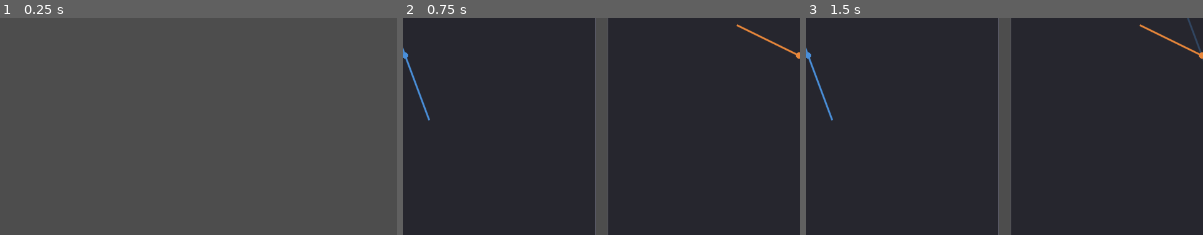
Above: before the commit, frames 1-3 (left to right).
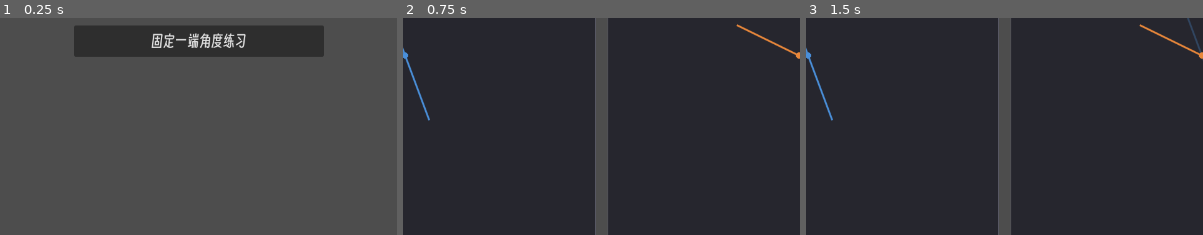
Above: after the commit, the same moments.

Repository: Andl-Liu/ShapeSpeed
Game: Godot game, scene res://src/scenes/menu.tscn
Same seed, same stepped clock (60 frames per second), same inputs: the game is played once before the commit and once after it.
Inputs:
- Up to frame 1 (0.25 s): no input
- Up to frame 2 (0.75 s): click "固定中心角度练习" at 0.5 s
- Up to frame 3 (1.5 s): click "提交" at 1.25 s
The pictures show only the part of the screen within x 25-75%, y 46-96%; the shares and areas given below are measured in that part.

The runs differ from the first frame. In frame 1, 8.7% of the frame differs, in the area x 18-82%, y 3-18%; in frame 2, nothing differs; in frame 3, nothing differs.

Commit message:
完成了一端固定的角度练习

Diff:
--- /dev/null
+++ b/check_new_exercise.gd
@@ -0,0 +1,45 @@
+extends SceneTree
+
+
+func _init() -> void:
+	const ExerciseScript := preload("res://src/exercises/angle_fixed_end_exercise.gd")
+	var exercise: BaseExercise = ExerciseScript.new()
+	assert(exercise != null, "new() returned null")
+	assert(exercise.get_rotation_center() == exercise.fixed_end, "rotation center mismatch")
+
+	# 多次生成，验证原图区目标线与辅助线始终满足边界约束
+	for i in range(200):
+		exercise.generate(0)
+		var target_data: Array = exercise.get_target_draw_date()
+		var points: Array = []
+		for item in target_data:
+			if item["type"] == "line":
+				points.append(item["from"])
+				points.append(item["to"])
+			elif item["type"] == "circle":
+				points.append(item["center"])
+		for p in points:
+			assert(p.x >= 10.0 and p.x <= 490.0, "out of bounds x: %s" % p)
+			assert(p.y >= 10.0 and p.y <= 490.0, "out of bounds y: %s" % p)
+
+	# 固定角度模式同样验证
+	exercise.is_fixed_angle_mode = true
+	exercise.fixed_angle_value_deg = 45.0
+	for i in range(200):
+		exercise.generate(0)
+		var target_data: Array = exercise.get_target_draw_date()
+		for item in target_data:
+			if item["type"] == "line":
+				for p in [item["from"], item["to"]]:
+					assert(p.x >= 10.0 and p.x <= 490.0, "fixed-mode out of bounds x: %s" % p)
+					assert(p.y >= 10.0 and p.y <= 490.0, "fixed-mode out of bounds y: %s" % p)
+			elif item["type"] == "circle":
+				assert(item["center"].x >= 10.0 and item["center"].x <= 490.0, "dot out of bounds")
+				assert(item["center"].y >= 10.0 and item["center"].y <= 490.0, "dot out of bounds")
+
+	# validate 流程
+	var result: Dictionary = exercise.validate()
+	assert(result.has("score") and result.has("rating"), "validate result incomplete")
+
+	print("CHECK_OK")
+	quit(0)
--- a/src/autoload/exercise_factory.gd
+++ b/src/autoload/exercise_factory.gd
@@ -11,11 +11,13 @@
 
 const _TYPE_MAP := {
 	"angle_fixed_center": preload("res://src/exercises/angle_fixed_center_exercise.gd"),
+	"angle_fixed_end": preload("res://src/exercises/angle_fixed_end_exercise.gd"),
 }
 
 ## 类型 → 显示名称
 const DISPLAY_NAMES := {
 	"angle_fixed_center": "固定中心角度练习",
+	"angle_fixed_end": "固定一端角度练习",
 }
 
 
--- /dev/null
+++ b/src/exercises/angle_fixed_end_exercise.gd
@@ -0,0 +1,299 @@
+extends BaseExercise
+
+
+# ── 公开属性（由 ExerciseFactory 在 generate() 之前设置）──
+
+## 固定端在区域中的位置（逻辑坐标）
+@export var fixed_end: Vector2 = Settings.CANVAS.default_center
+
+## 线段全长（逻辑像素）
+@export var line_length: float = Settings.CANVAS.default_line_length
+
+## 是否启用固定角度模式
+@export var is_fixed_angle_mode: bool = false
+
+## 固定角度模式下，辅助线与目标线之间的夹角（度）
+@export var fixed_angle_value_deg: float = 30.0
+
+## 初始用户角度偏移目标角度的最小/最大范围（度）
+@export var initial_offset_min_deg: float = 25.0
+@export var initial_offset_max_deg: float = 90.0
+
+## 颜色相关
+@export var color_target    := Settings.COLORS.target
+@export var color_user      := Settings.COLORS.user
+@export var color_auxiliary := Settings.COLORS.auxiliary
+
+## 线宽相关
+@export var line_width_main := Settings.LINE_WIDTH.main
+@export var line_width_aux  := Settings.LINE_WIDTH.auxiliary
+
+
+# ── 内部状态 ──
+
+var _target_angle_deg: float = 0.0
+var _user_angle_deg: float = 0.0
+var _aux_line_angle_deg: float = 0.0   # 辅助线在区域中的绝对角度
+
+
+# ── 常量 ──
+
+## 原图区域线条距区域边缘的最小距离（逻辑像素）
+const EDGE_MARGIN := 10.0
+
+
+# ── 辅助 ──
+
+## 根据角度偏差返回评价等级——本练习的判定标准
+func _compute_rating(error_deg: float) -> BaseExercise.Rating:
+	if error_deg <= 0.3:  return BaseExercise.Rating.FLAWLESS
+	if error_deg <= 1.0:  return BaseExercise.Rating.PERFECT
+	if error_deg <= 2.0:  return BaseExercise.Rating.PASS
+	return BaseExercise.Rating.PRACTICE
+
+
+## 返回从 fixed_end 出发、沿给定角度、长度为 length 的线段端点对
+func _angle_to_endpoints(angle_deg: float, length: float) -> Dictionary:
+	var direction: Vector2 = GeometryUtils.line_endpoint(Vector2.ZERO, angle_deg, length)
+	return { "from": fixed_end, "to": fixed_end + direction }
+
+
+## 返回辅助线端点对：以 fixed_end 为中点、沿辅助角、总长 line_length
+func _aux_endpoints() -> Dictionary:
+	var half: float = line_length / 2.0
+	var forward: Vector2 = GeometryUtils.line_endpoint(Vector2.ZERO, _aux_line_angle_deg, half)
+	return { "from": fixed_end - forward, "to": fixed_end + forward }
+
+
+## 判断逻辑点是否位于“距区域边缘 ≥ EDGE_MARGIN”的边界框内
+func _is_in_bounds(point: Vector2) -> bool:
+	var size: Vector2 = Settings.CANVAS.default_size
+	var min_pos: float = EDGE_MARGIN
+	var max_x: float = size.x - EDGE_MARGIN
+	var max_y: float = size.y - EDGE_MARGIN
+	return (
+		point.x >= min_pos and point.x <= max_x and
+		point.y >= min_pos and point.y <= max_y
+	)
+
+
+## 按目标角计算可行的固定端矩形（x、y 各取边界交集），保证：
+## 主线端点、辅助线两端点（固定角度模式下）均在边界框内。
+## 返回 { "x_range": Vector2, "y_range": Vector2 }；区间可能为空（min > max）。
+func _feasible_fixed_end_ranges(target_angle_deg: float) -> Dictionary:
+	var size: Vector2 = Settings.CANVAS.default_size
+	var min_pos: float = EDGE_MARGIN
+	var max_x: float = size.x - EDGE_MARGIN
+	var max_y: float = size.y - EDGE_MARGIN
+
+	# 主线自由端相对固定端的偏移
+	var main_dir: Vector2 = GeometryUtils.line_endpoint(Vector2.ZERO, target_angle_deg, line_length)
+
+	var x_range := Vector2(min_pos, max_x)
+	var y_range := Vector2(min_pos, max_y)
+
+	# 主线自由端约束：fixed_end + main_dir 须在边界框内
+	x_range = Vector2(max(min_pos, min_pos - main_dir.x), min(max_x, max_x - main_dir.x))
+	y_range = Vector2(max(min_pos, min_pos - main_dir.y), min(max_y, max_y - main_dir.y))
+
+	# 固定角度模式：辅助线两端（fixed_end ± half * aux_dir）也须在边界框内
+	if is_fixed_angle_mode:
+		var aux_dir: Vector2 = GeometryUtils.line_endpoint(Vector2.ZERO, _aux_line_angle_deg, line_length / 2.0)
+		x_range = Vector2(
+			max(x_range.x, min_pos + absf(aux_dir.x)),
+			min(x_range.y, max_x - absf(aux_dir.x))
+		)
+		y_range = Vector2(
+			max(y_range.x, min_pos + absf(aux_dir.y)),
+			min(y_range.y, max_y - absf(aux_dir.y))
+		)
+
+	return { "x_range": x_range, "y_range": y_range }
+
+
+## 在可行固定端矩形内随机采样；矩形无效时回退到边界框中心。
+func _sample_feasible_fixed_end(target_angle_deg: float) -> Vector2:
+	var ranges: Dictionary = _feasible_fixed_end_ranges(target_angle_deg)
+	var x_range: Vector2 = ranges["x_range"]
+	var y_range: Vector2 = ranges["y_range"]
+
+	var size: Vector2 = Settings.CANVAS.default_size
+	var fallback := Vector2(size.x / 2.0, size.y / 2.0)
+
+	if x_range.x > x_range.y or y_range.x > y_range.y:
+		return fallback
+
+	return Vector2(randf_range(x_range.x, x_range.y), randf_range(y_range.x, y_range.y))
+
+
+## 生成结束后校验当前状态是否满足边界约束
+func _validate_bounds() -> bool:
+	if not _is_in_bounds(fixed_end):
+		return false
+	var target_ep: Dictionary = _angle_to_endpoints(_target_angle_deg, line_length)
+	if not _is_in_bounds(target_ep["to"]):
+		return false
+	if is_fixed_angle_mode:
+		var aux_ep: Dictionary = _aux_endpoints()
+		if not _is_in_bounds(aux_ep["from"]) or not _is_in_bounds(aux_ep["to"]):
+			return false
+	return true
+
+
+# ── BaseExercise 核心方法实现 ──
+
+func generate(_difficulty: int) -> void:
+	difficulty = _difficulty
+
+	# 1. 从难度配置中取角度范围，随机生成目标角度
+	var angle_min: float = Settings.get_settings(difficulty, "angle_range")[0]
+	var angle_max: float = Settings.get_settings(difficulty, "angle_range")[1]
+	_target_angle_deg = randf_range(angle_min, angle_max)
+
+	# 2. 决定辅助线的绝对角度
+	if is_fixed_angle_mode:
+		_aux_line_angle_deg = _target_angle_deg + fixed_angle_value_deg
+	else:
+		_aux_line_angle_deg = 0.0  # 不使用
+
+	# 3. 采样固定端：保证原图区域主线与辅助线均不越界
+	fixed_end = _sample_feasible_fixed_end(_target_angle_deg)
+
+	# 4. 决定用户的初始角度：在目标角度附近偏移，确保用户有事可做
+	var offset: float = randf_range(initial_offset_min_deg, initial_offset_max_deg)
+	if randi() % 2 == 0:
+		offset = -offset
+	_user_angle_deg = _target_angle_deg + offset
+
+	assert(_validate_bounds(), "Generated target geometry exceeds edge margin!")
+
+	is_generated = true
+	geometry_changed.emit()
+
+
+func validate() -> Dictionary:
+	assert(is_generated, "validate() called before generate()")
+
+	var angle_error: float = MathUtils.angle_difference_deg(_target_angle_deg, _user_angle_deg)
+	var tolerance: float = Settings.get_settings(difficulty, "angle_tolerance")
+	var accuracy: float = clampf(1.0 - angle_error / tolerance, 0.0, 1.0)
+	var score: float = accuracy * 100.0
+
+	var rating: BaseExercise.Rating = _compute_rating(angle_error)
+
+	var result := {
+		"score": score,
+		"accuracy": accuracy,
+		"angle_error": angle_error,
+		"rating": rating,
+		"target_angle": _target_angle_deg,
+		"user_angle": _user_angle_deg,
+	}
+
+	exercise_completed.emit(result)
+	return result
+
+
+func get_target_draw_date() -> Array:
+	var data: Array = []
+
+	# 目标主线：从固定端沿目标角延伸 line_length
+	var ep := _angle_to_endpoints(_target_angle_deg, line_length)
+	data.append({
+		"type": "line",
+		"from": ep["from"],
+		"to": ep["to"],
+		"color": color_target,
+		"width": line_width_main,
+	})
+
+	# 固定端标记
+	data.append({
+		"type": "circle",
+		"center": fixed_end,
+		"radius": Settings.CANVAS.center_dot_radius,
+		"color": color_target,
+	})
+
+	# 固定角度模式：辅助线
+	if is_fixed_angle_mode:
+		var aux_ep := _aux_endpoints()
+		data.append({
+			"type": "line",
+			"from": aux_ep["from"],
+			"to": aux_ep["to"],
+			"color": color_auxiliary,
+			"width": line_width_aux,
+			"dashed": true,
+		})
+
+	return data
+
+
+func get_copy_draw_date() -> Array:
+	var data: Array = []
+
+	# 用户主线：从固定端沿用户角延伸 line_length
+	var ep := _angle_to_endpoints(_user_angle_deg, line_length)
+	data.append({
+		"type": "line",
+		"from": ep["from"],
+		"to": ep["to"],
+		"color": color_user,
+		"width": line_width_main,
+	})
+
+	# 固定端标记
+	data.append({
+		"type": "circle",
+		"center": fixed_end,
+		"radius": Settings.CANVAS.center_dot_radius,
+		"color": color_user,
+	})
+
+	# 固定角度模式：在临摹区也画辅助线
+	if is_fixed_angle_mode:
+		var aux_ep := _aux_endpoints()
+		data.append({
+			"type": "line",
+			"from": aux_ep["from"],
+			"to": aux_ep["to"],
+			"color": color_auxiliary,
+			"width": line_width_aux,
+			"dashed": true,
+		})
+
+	return data
+
+
+func get_hint_text() -> String:
+	if is_fixed_angle_mode:
+		return "%d°" % int(fixed_angle_value_deg)
+	return ""
+
+
+# ── 可选覆写 ──
+
+func get_interaction_mode() -> BaseExercise.InteractionMode:
+	return BaseExercise.InteractionMode.ROTATION
+
+
+## 旋转以固定端为圆心
+func get_rotation_center() -> Vector2:
+	return fixed_end
+
+
+func on_rotation_input(delta_angle_deg: float) -> void:
+	_user_angle_deg += delta_angle_deg
+	_user_angle_deg = MathUtils.normalize_angle_deg(_user_angle_deg)
+	geometry_changed.emit()
+
+
+# ── 固定数值模式 ──
+
+func has_fixed_value_mode() -> bool:
+	return true
+
+## 返回固定角度模式下的预设角度选项（度）
+func get_fixed_value_options() -> Array:
+	return [30.0, 45.0, 60.0, 90.0]
--- a/src/exercises/base_exercise.gd
+++ b/src/exercises/base_exercise.gd
@@ -51,6 +51,10 @@
 func get_interaction_mode() -> InteractionMode:
 	return InteractionMode.ROTATION
 
+## 返回旋转操作的圆心（逻辑坐标，临摹区坐标系）
+func get_rotation_center() -> Vector2:
+	return Settings.CANVAS.default_center
+
 func on_point_dragged(_point_id: int, _proposed_position: Vector2) -> Vector2:
 	return _proposed_position # 默认不约束拖拽点的最终位置
 
--- a/src/main.gd
+++ b/src/main.gd
@@ -175,11 +175,21 @@
 			_prev_mouse_angle_deg = current_angle
 
 
-## 计算鼠标位置相对于临摹区中心的角度（度，Godot 坐标系：右=0，下=90）
+## 计算鼠标位置相对于旋转中心的角度（度，Godot 坐标系：右=0，下=90）
 func _mouse_to_angle(mouse_pos: Vector2) -> float:
-	var center: Vector2 = _copy_rect.position + _copy_rect.size / 2.0
-	var delta: Vector2 = mouse_pos - center
+	var pivot: Vector2 = _get_rotation_center_screen()
+	var delta: Vector2 = mouse_pos - pivot
 	return rad_to_deg(delta.angle())  # Godot Y-down: angle increases clockwise
+
+
+## 将练习的旋转中心（逻辑坐标）换算为临摹区屏幕坐标
+func _get_rotation_center_screen() -> Vector2:
+	var logical_size: Vector2 = Settings.CANVAS.default_size
+	var scale_current: float = _copy_rect.size.x / logical_size.x
+	var area_center: Vector2 = _copy_rect.position + _copy_rect.size / 2.0
+	var logical_center: Vector2 = Settings.CANVAS.default_center
+	var logical_pivot: Vector2 = _exercise.get_rotation_center() if _exercise else logical_center
+	return _logical_to_screen(logical_pivot, area_center, logical_center, scale_current)
 
 
 ## 两个角度之间的最短带符号差值（度），结果 (-180, 180]
Not shown, added: check_new_exercise.gd.uid
Not shown, added: src/exercises/angle_fixed_end_exercise.gd.uid
